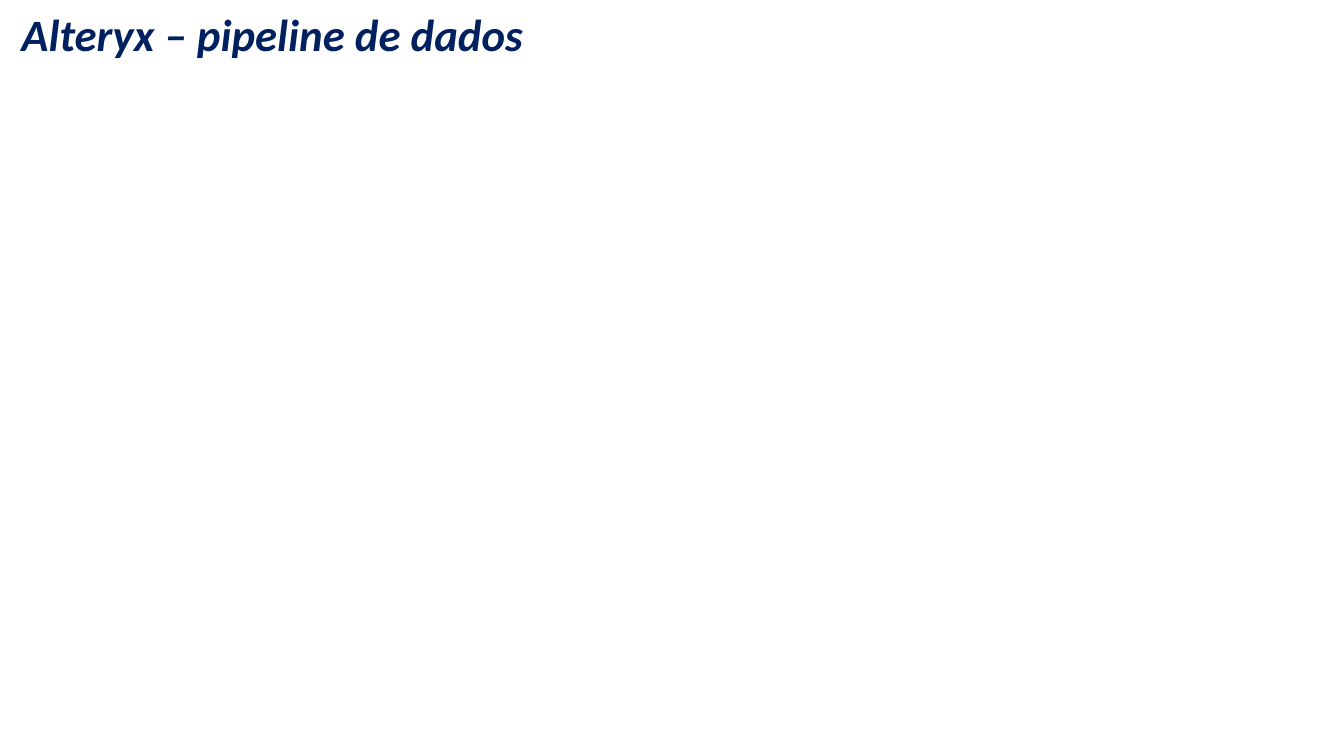
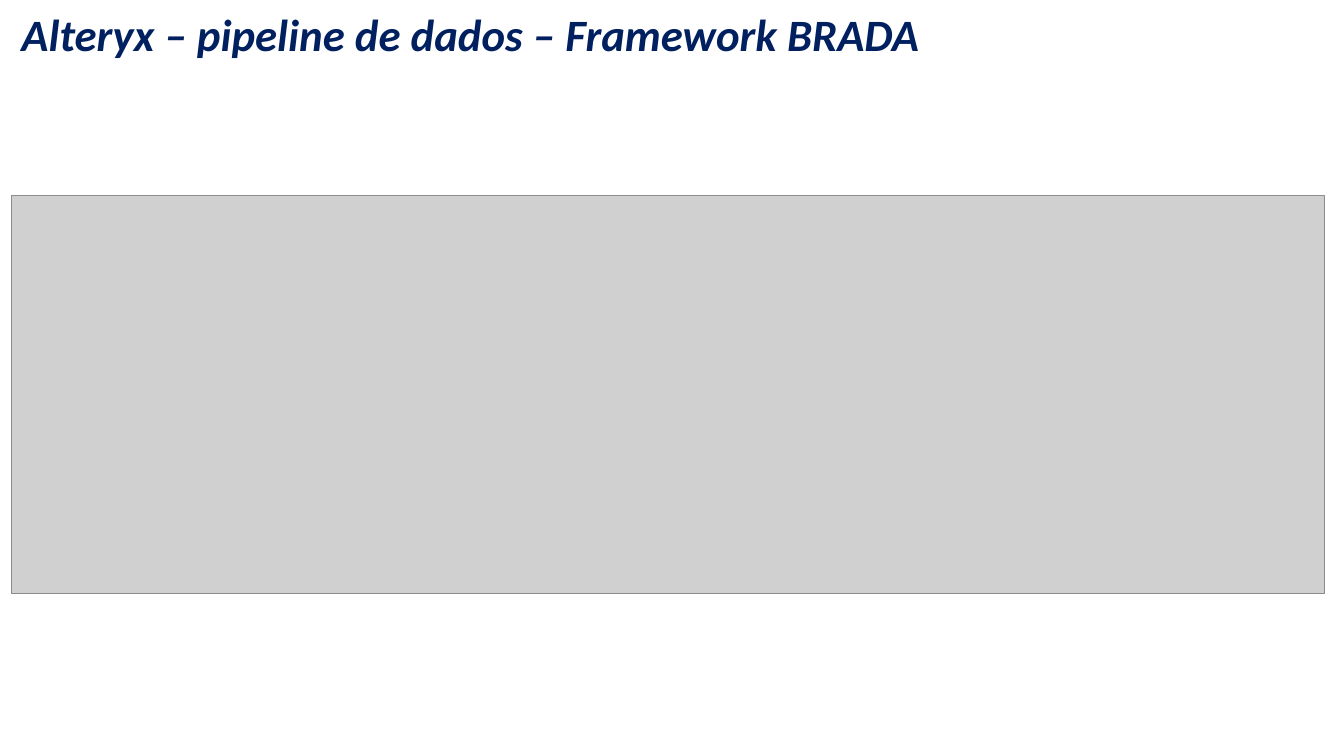
Before and after one commit to nogueira-cavalcante/data_science_framework, a slide deck: slide 9 of relevant_files/Framework_advanced_analytics.pptx (slide 7 before the commit). Drawn at 1344x756 pixels with LibreOffice and Linux fonts; fonts in the diff are those of the drawing; grey boxes stand for pictures; background and template pictures are left out. Boxes give left, top, right and bottom in pixels: in the first picture for what was removed or moved away, otherwise in the second. Text is boxed around its words. In the diff, an @@ line names an element or a change of style, - is before the commit and + after.

```diff
--- a/relevant_files/Framework_advanced_analytics.pptx
+++ b/relevant_files/Framework_advanced_analytics.pptx
@@ title at <box>21,19,919,58</box>: text changed @@
-Alteryx – pipeline de dados
+Alteryx – pipeline de dados – Framework BRADA
@@ picture added at <box>11,196,1325,594</box> @@
```
Also in this commit, not shown: 4 other slides changed, 9 slides added, 1 slide removed, 10 other files.
